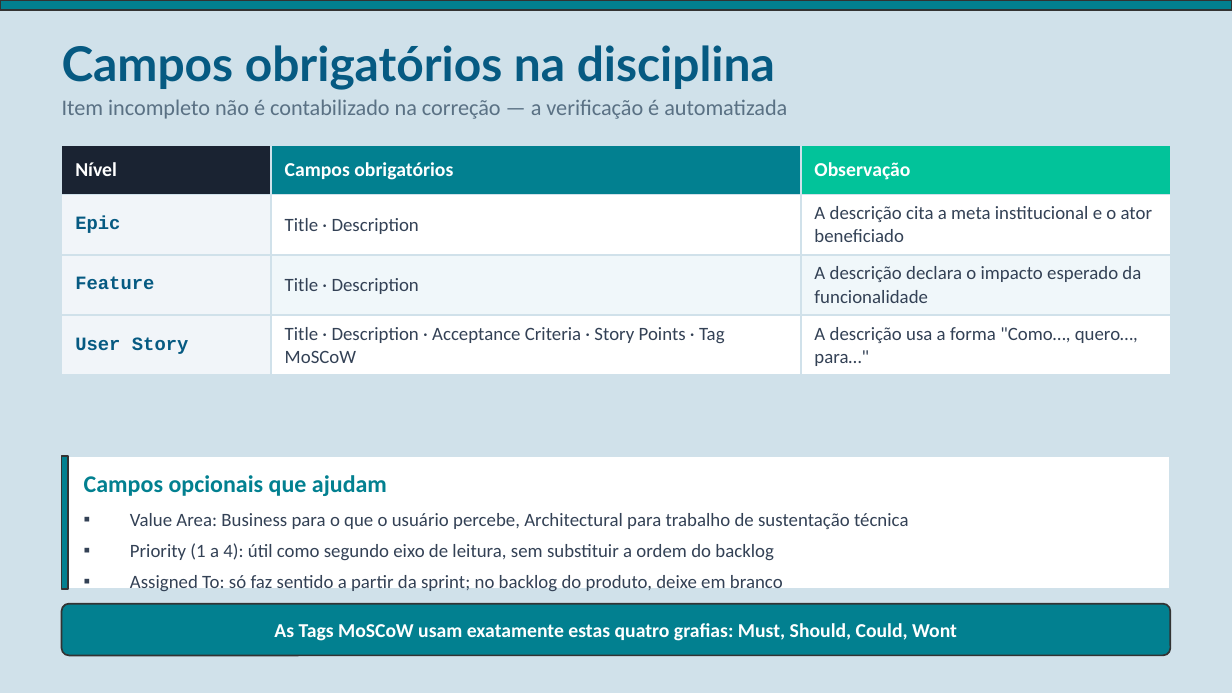
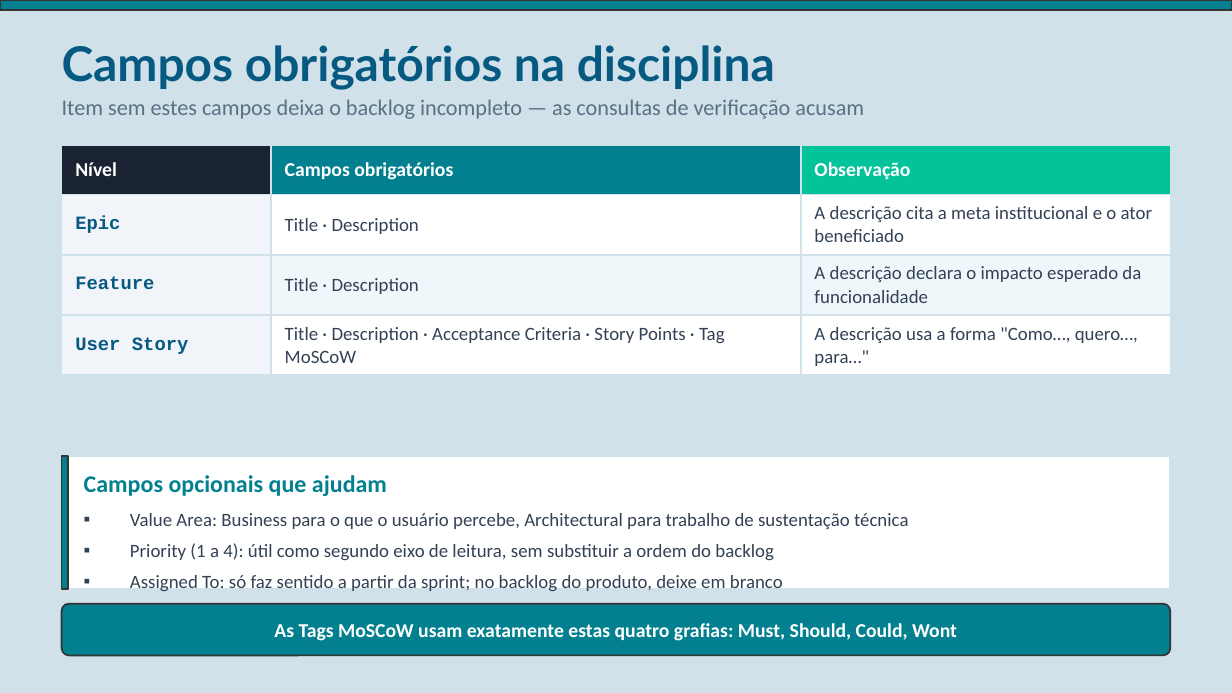
Before and after one commit to EngenhariaSoftwareAtual/atividade-requisitos-connexa, a slide deck: slide 34 of Azure_Boards_Product_Backlog.pptx. Drawn at 1232x693 pixels with LibreOffice and Linux fonts; fonts in the diff are those of the drawing. Boxes give left, top, right and bottom in pixels: in the first picture for what was removed or moved away, otherwise in the second. Text is boxed around its words. In the diff, an @@ line names an element or a change of style, - is before the commit and + after.

```diff
--- a/Azure_Boards_Product_Backlog.pptx
+++ b/Azure_Boards_Product_Backlog.pptx
@@ text at (62, 99, 864, 119): text changed @@
-Item incompleto não é contabilizado na correção — a verificação é automatizada
+Item sem estes campos deixa o backlog incompleto — as consultas de verificação acusam
```
Also in this commit, not shown: 8 other slides changed, 4 other files.
